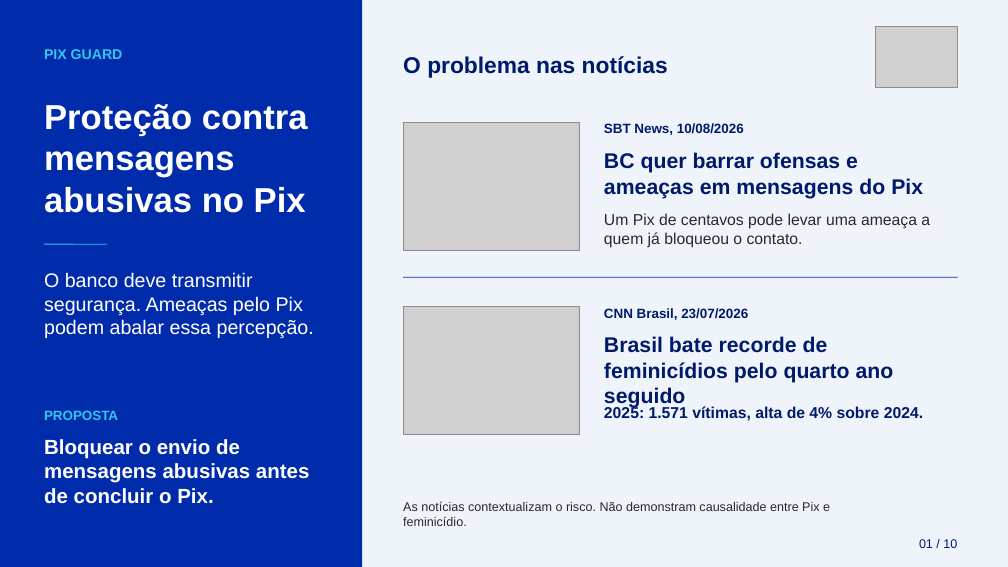
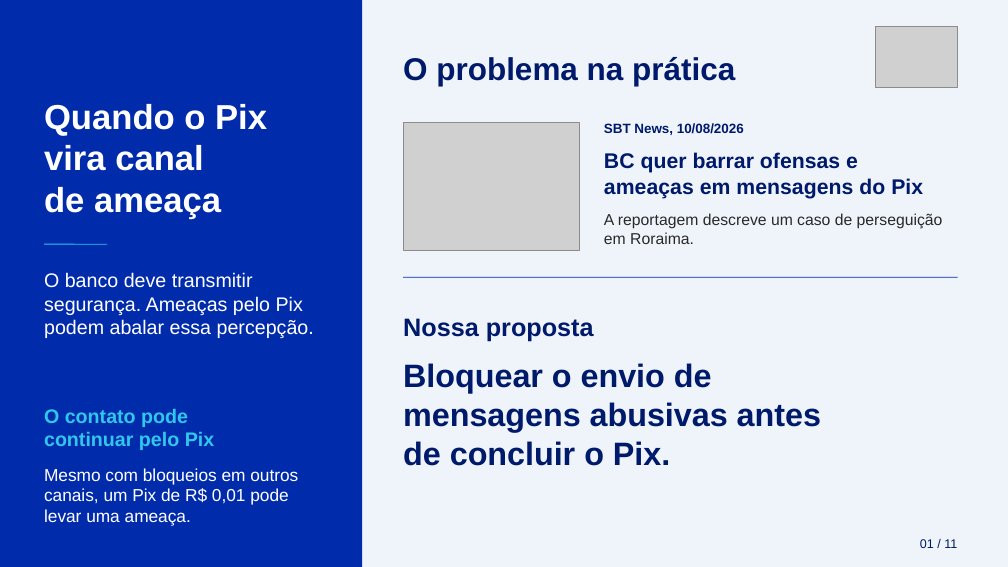
Before and after one commit to JeanFabichaki/pix-message-analyzer, a slide deck: slide 2 of apresentacao/Pix_Guard_Apresentacao.pptx (slide 1 before the commit). Drawn at 1008x567 pixels with LibreOffice and Linux fonts; fonts in the diff are those of the drawing; grey boxes stand for pictures. Boxes give left, top, right and bottom in pixels: in the first picture for what was removed or moved away, otherwise in the second. Text is boxed around its words. In the diff, an @@ line names an element or a change of style, - is before the commit and + after.

```diff
--- a/apresentacao/Pix_Guard_Apresentacao.pptx
+++ b/apresentacao/Pix_Guard_Apresentacao.pptx
@@ text removed at box(44, 49, 123, 59) @@
-PIX GUARD
@@ text at box(403, 57, 735, 86): text changed; size 21.8 to 30 pt @@
-O problema nas notícias
+O problema na prática
@@ text at box(44, 104, 267, 219): text changed @@
-Proteção contra
-mensagens
-abusivas no Pix
+Quando o Pix
+vira canal
+de ameaça
@@ text at box(604, 213, 943, 244): text changed @@
-Um Pix de centavos pode levar uma ameaça a quem já bloqueou o contato.
+A reportagem descreve um caso de perseguição em Roraima.
@@ vertical alignment top to middle in 3 elements at box(403, 363, 821, 466), box(403, 57, 735, 86), box(403, 318, 594, 341) @@
@@ text at box(403, 318, 594, 341): text changed; size 12.8 to 24 pt; text colour #31C7ED to #001A6B @@
-PROPOSTA
+Nossa proposta
@@ picture removed at box(403, 306, 579, 435) @@
@@ text removed at box(604, 308, 748, 320) @@
-CNN Brasil, 23/07/2026
@@ text removed at box(604, 336, 894, 409) @@
-Brasil bate recorde de feminicídios pelo quarto ano seguido
@@ text at box(403, 363, 821, 466): text changed; size 19.5 to 30.8 pt; text colour #FFFFFF to #001A6B @@
-Bloquear o envio de mensagens abusivas antes de concluir o Pix.
+Bloquear o envio de
+mensagens abusivas antes
+de concluir o Pix.
@@ text added at box(44, 409, 214, 450), 18.8 pt, text #31C7ED, bold @@
+O contato pode
+continuar pelo Pix
@@ text removed at box(604, 405, 923, 421) @@
-2025: 1.571 vítimas, alta de 4% sobre 2024.
@@ text added at box(44, 468, 298, 526), 16.5 pt, text #FFFFFF @@
+Mesmo com bloqueios em outros
+canais, um Pix de R$ 0,01 pode
+levar uma ameaça.
@@ text removed at box(403, 501, 830, 526) @@
-As notícias contextualizam o risco. Não demonstram causalidade entre Pix e feminicídio.
@@ text at box(920, 539, 957, 548): text changed @@
-01 / 10
+01 / 11
```
Also in this commit, not shown: 7 other slides changed, 6 slides added, 27 slides removed, 20 other files.
